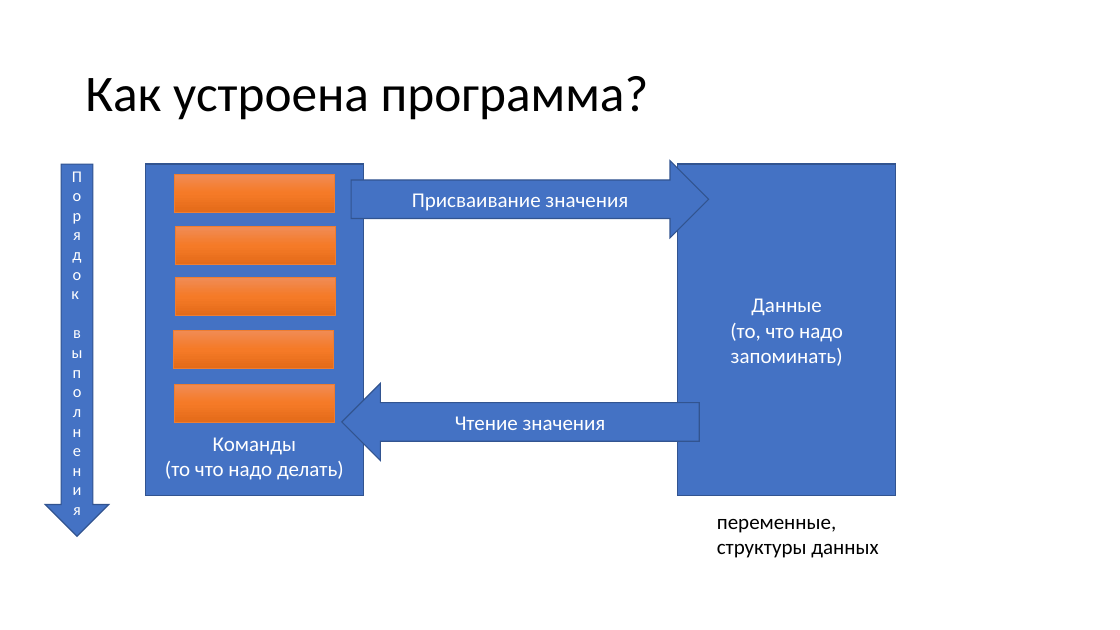
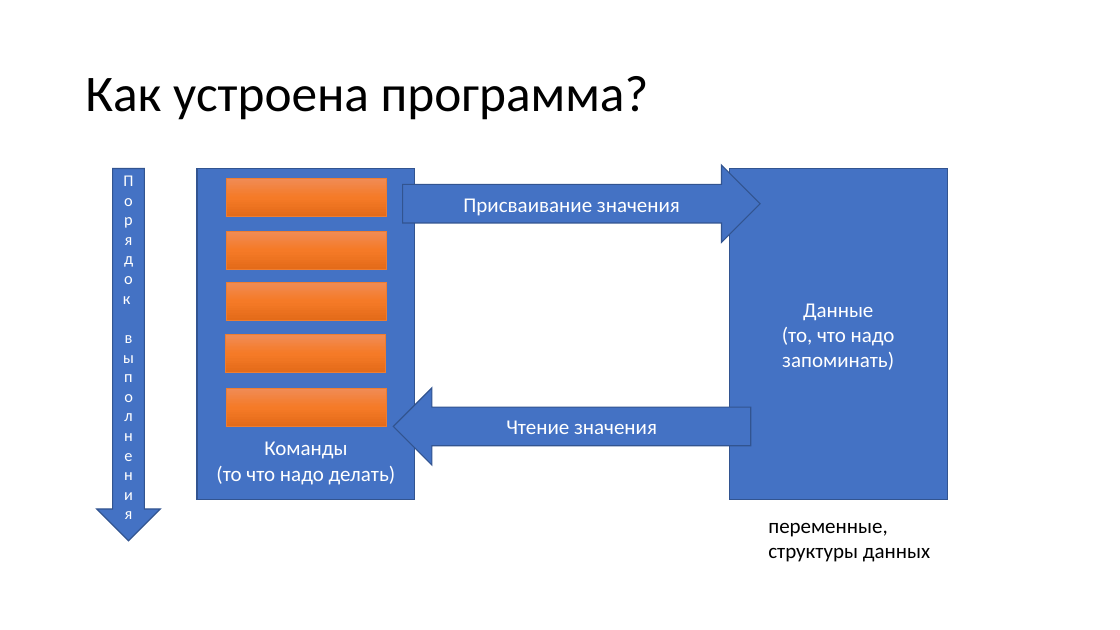
Before and after one commit to paveltsytovich/telegram-course, a slide deck: slide 7 of Presentation/Основы алгоритмизации и программирования.pptx (slide 6 before the commit). Drawn at 1120x630 pixels with LibreOffice and Linux fonts; fonts in the diff are those of the drawing. Boxes give left, top, right and bottom in pixels: in the first picture for what was removed or moved away, otherwise in the second. Text is boxed around its words. In the diff, an @@ line names an element or a change of style, - is before the commit and + after.

```diff
--- a/Presentation/Основы алгоритмизации и программирования.pptx
+++ b/Presentation/Основы алгоритмизации и программирования.pptx
@@ 7 rectangles, 2 right arrows, 1 text, 1 down arrow: place and size @@
-7 rectangles, 2 right arrows, 1 text, 1 down arrow at [45,160,896,558]
+7 rectangles, 2 right arrows, 1 text, 1 down arrow at [97,166,947,562]
```
Also in this commit, not shown: 2 other slides changed, 3 slides added.
